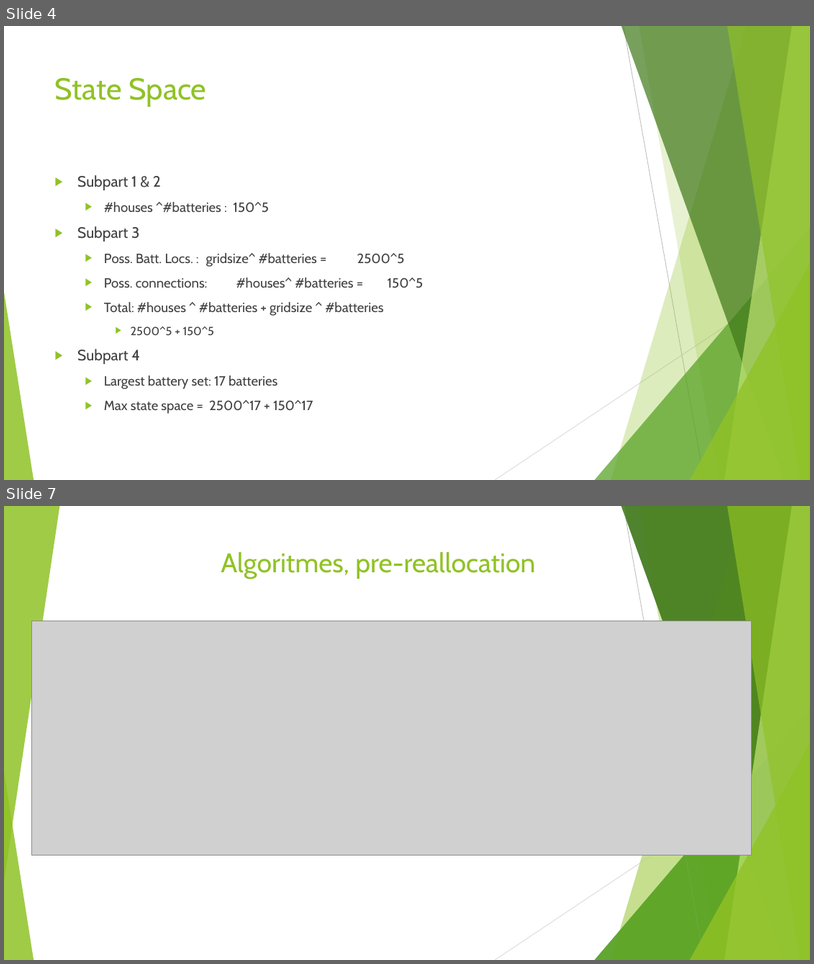
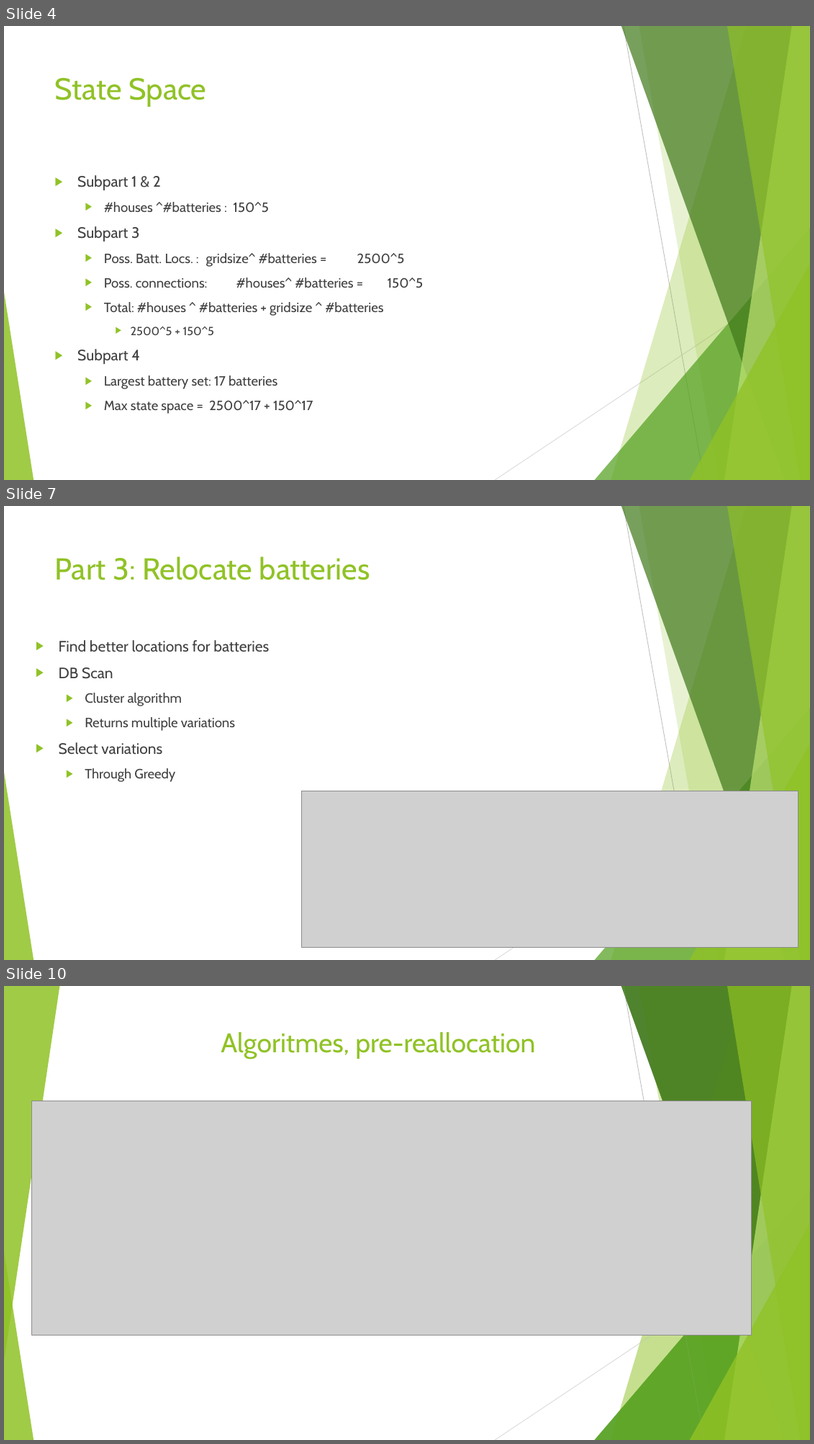
Before and after one commit to JSMR-heuristics/JSMR, a slide deck: EndPres.pptx. Shown one above the other, each under a label of ours: slides 4 and 7 before the commit, slides 4, 7 and 10 after it; the slides between them are not shown. The pictures are 814x964 and 814x1444 pixels, drawn with LibreOffice and Linux fonts; fonts in the diff are those of the drawing; grey boxes stand for pictures. Boxes give left, top, right and bottom in pixels: in the first picture for what was removed or moved away, otherwise in the second. Text is boxed around its words. In the diff, an @@ line names an element or a change of style, - is before the commit and + after.

```diff
--- a/EndPres.pptx
+++ b/EndPres.pptx
@@ slide 7 added at [4,506,810,960], background #FFFFFF; not listed: 10 template elements that a slide beside it also shows @@
@@ title added at [55,556,370,580], 36 pt, text #90C226 @@
+Part 3: Relocate batteries
@@ text added at [59,640,269,782], 16 pt, text #404040 @@
+▶ Find better locations for batteries
+▶ DB Scan
+  ▶ Cluster algorithm
+  ▶ Returns multiple variations
+▶ Select variations
+  ▶ Through Greedy
@@ picture added at [301,791,799,947] @@
@@ what was slide 7 is now slide 10 @@
```
Also in this commit, not shown: 4 slides changed, 3 other slides added, 8 other files.
